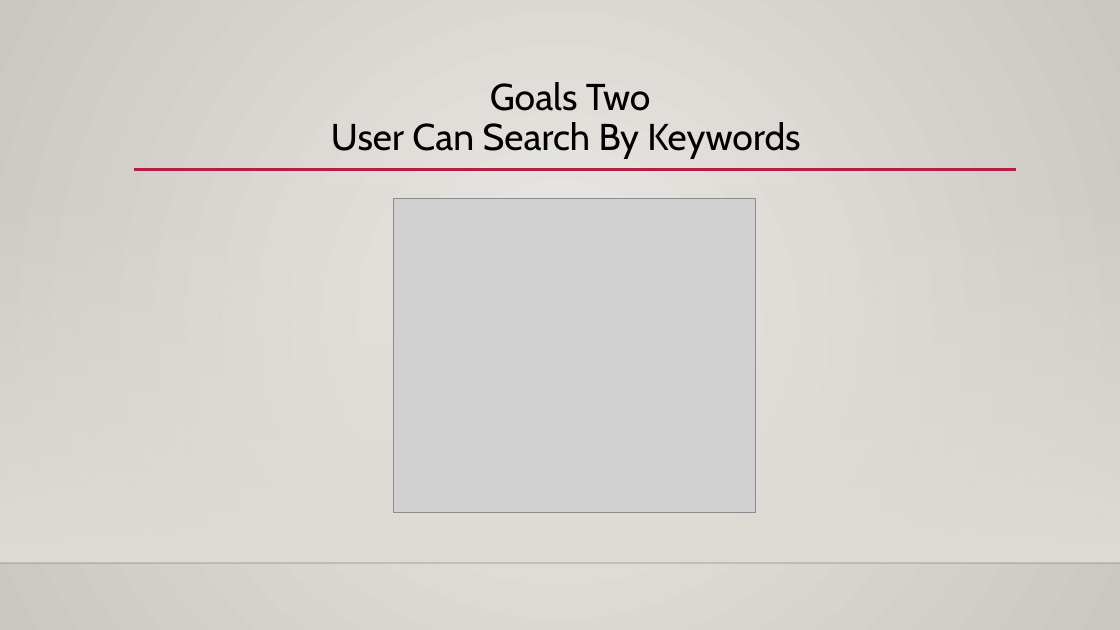
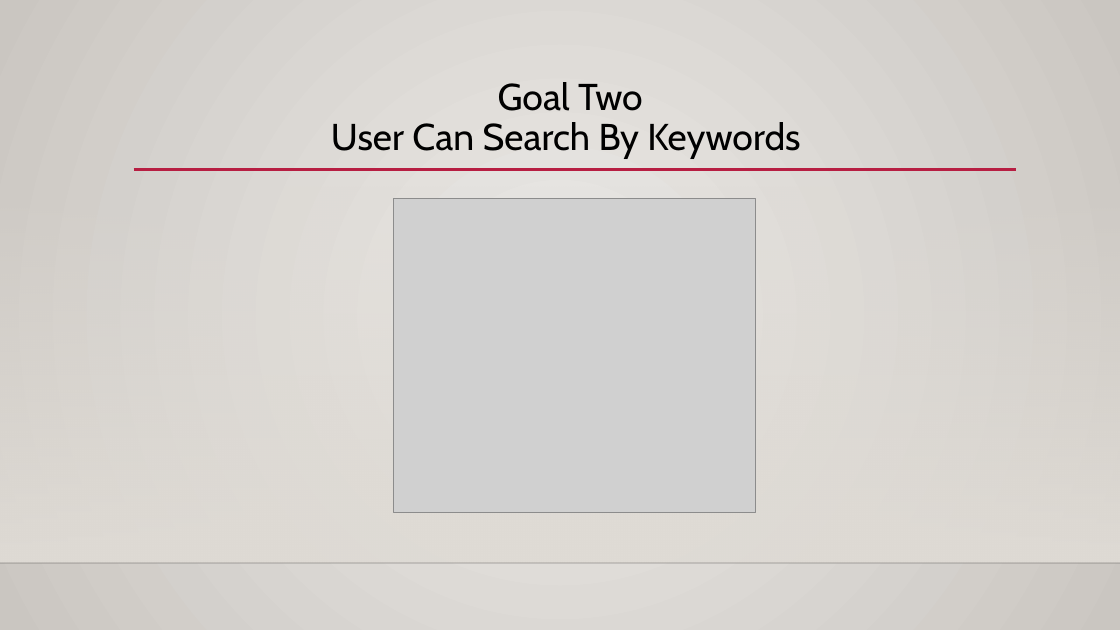
Before and after one commit to menghaohsu/Salary-analysis-using-scala, a slide deck: slide 4 of Final-presentation.pptx. Drawn at 1120x630 pixels with LibreOffice and Linux fonts; fonts in the diff are those of the drawing; grey boxes stand for pictures; background and template pictures are left out. Boxes give left, top, right and bottom in pixels: in the first picture for what was removed or moved away, otherwise in the second. Text is boxed around its words. In the diff, an @@ line names an element or a change of style, - is before the commit and + after.

```diff
--- a/Final-presentation.pptx
+++ b/Final-presentation.pptx
@@ title at box(331, 82, 800, 159): text changed @@
-Goals Two
-User Can Search By Keywords
+Goal Two
+User Can Search By Keywords
```
Also in this commit, not shown: 2 other slides changed, 1 other file.
